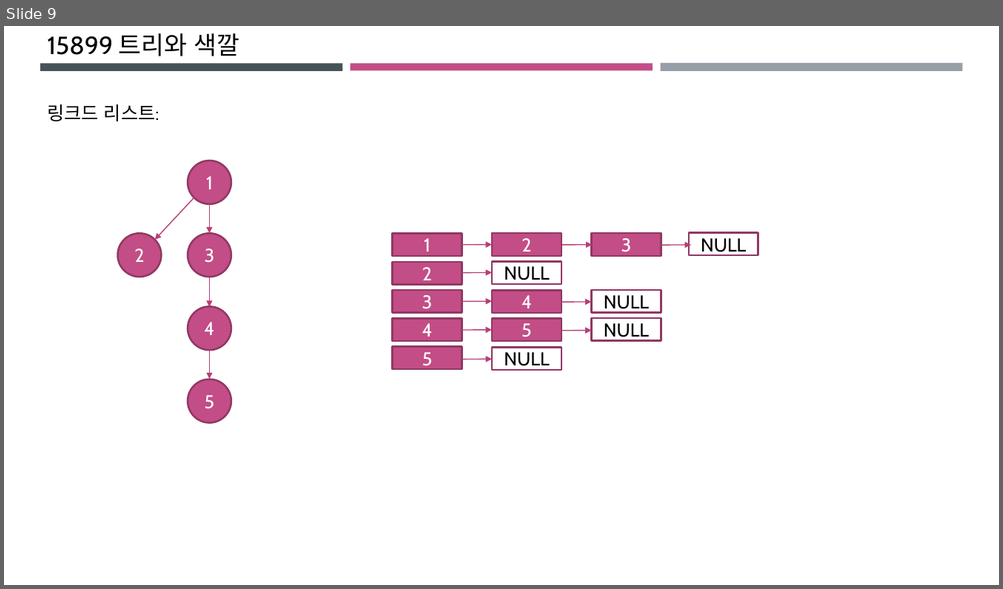
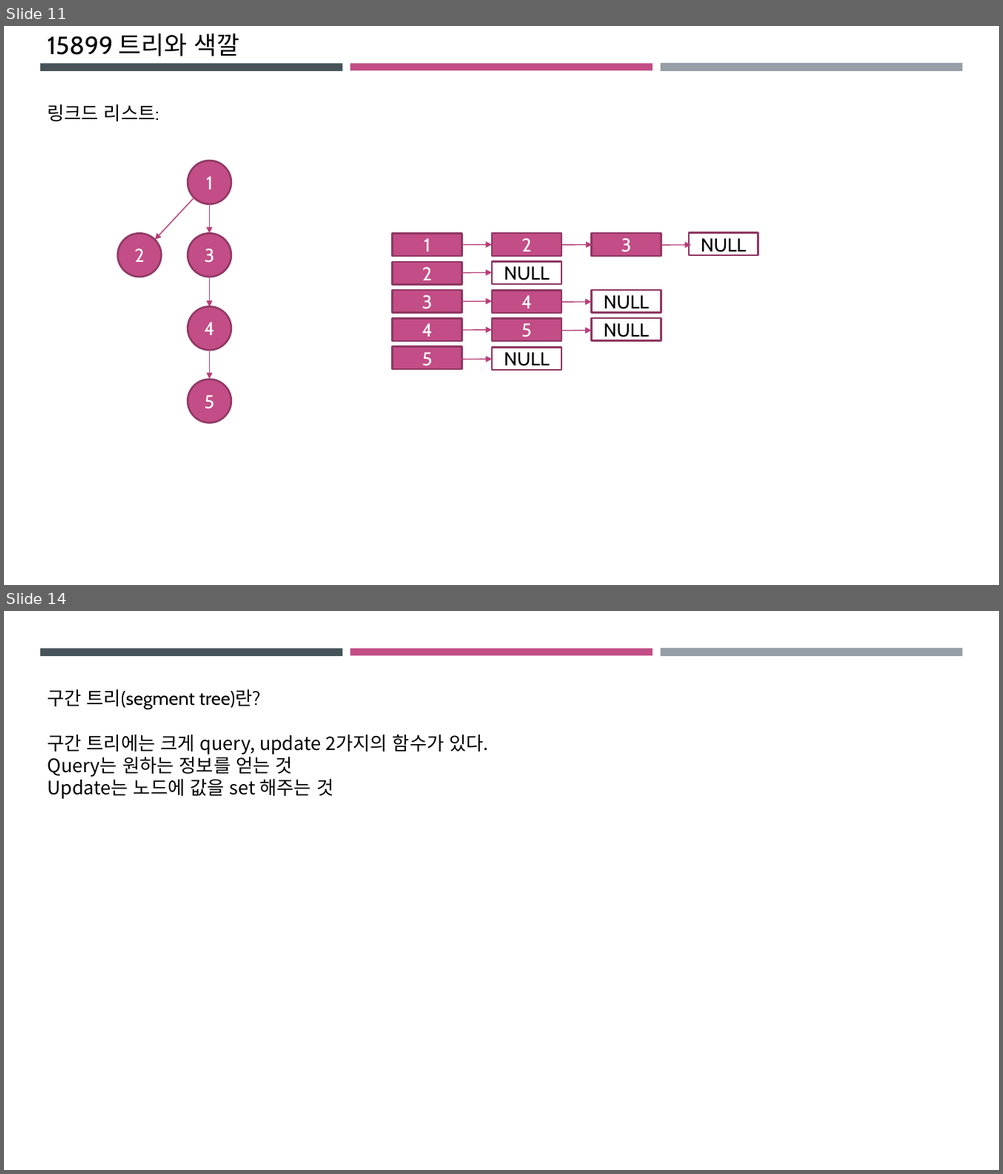
Before and after one commit to ckdgus0505/ACM, a slide deck: PPT 발표자료/UCPC_2018_예선/창현.pptx. Shown one above the other, each under a label of ours: slide 9 before the commit, slides 11 and 14 after it; the slides between them are not shown. The pictures are 1003x589 and 1003x1174 pixels, drawn with LibreOffice and Linux fonts; fonts in the diff are those of the drawing. Boxes give left, top, right and bottom in pixels: in the first picture for what was removed or moved away, otherwise in the second. Text is boxed around its words. In the diff, an @@ line names an element or a change of style, - is before the commit and + after.

```diff
--- a/PPT 발표자료/UCPC_2018_예선/창현.pptx
+++ b/PPT 발표자료/UCPC_2018_예선/창현.pptx
@@ slide 14 added at [4,611,999,1170], background #FFFFFF; not listed: 3 template elements that a slide beside it also shows @@
@@ text added at [47,689,488,799], 18 pt, text #000000 @@
+구간 트리(segment tree)란?
+구간 트리에는 크게 query, update 2가지의 함수가 있다.
+Query는 원하는 정보를 얻는 것
+Update는 노드에 값을 set 해주는 것
@@ what was slide 9 is now slide 11 @@
```
Also in this commit, not shown: 3 slides changed, 6 other slides added, 5 other files.
